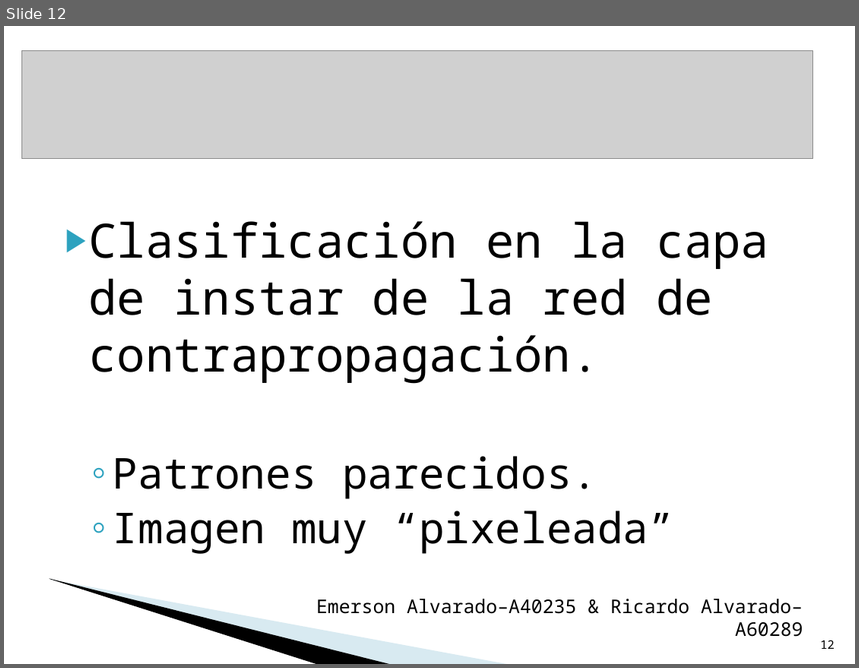
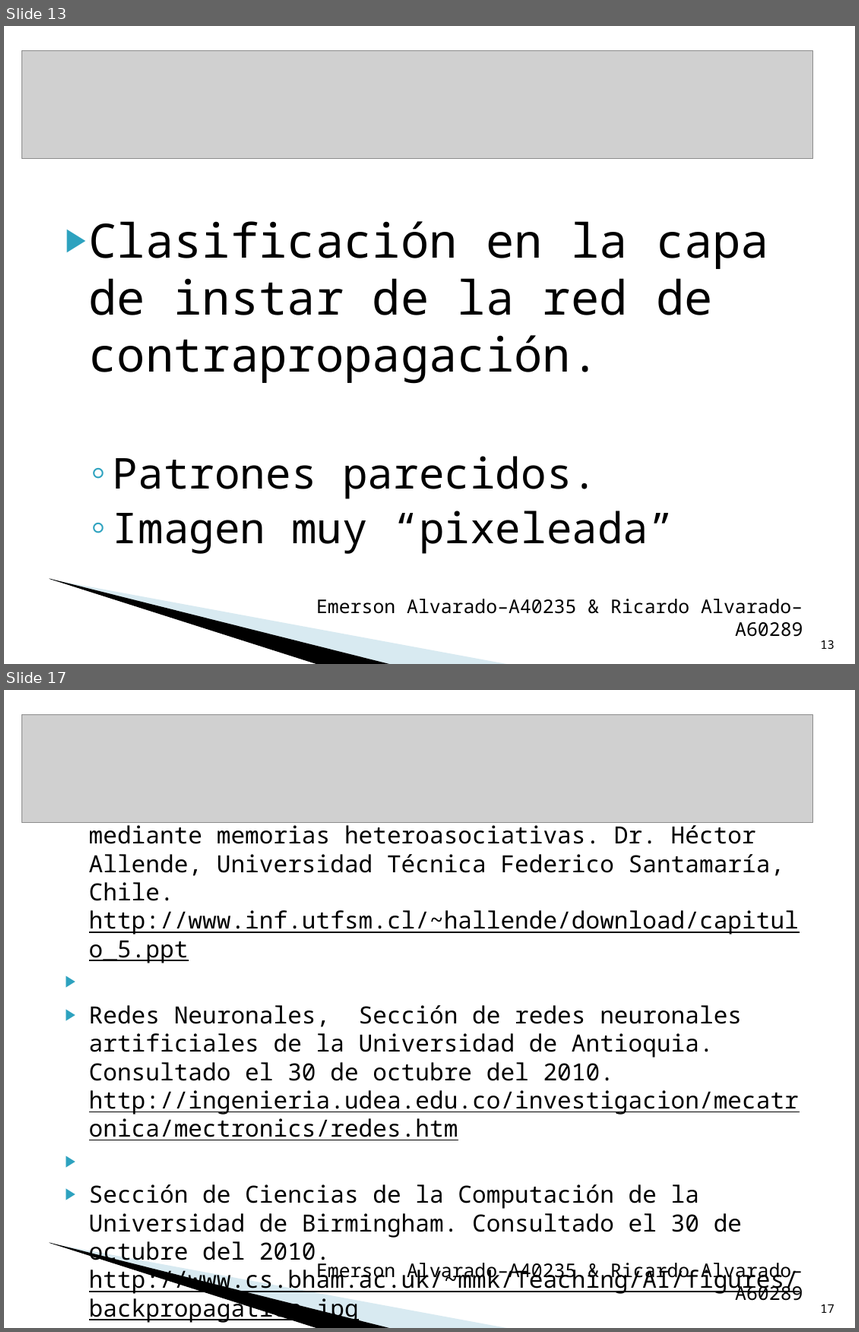
Before and after one commit to rijoalvi/proyectoparadigmas, a slide deck: Presentacion.ppt. Shown one above the other, each under a label of ours: slide 12 before the commit, slides 13 and 17 after it; the slides between them are not shown. The pictures are 859x668 and 859x1332 pixels, drawn with LibreOffice and Linux fonts; fonts in the diff are those of the drawing; grey boxes stand for pictures; background and template pictures are left out. Boxes give left, top, right and bottom in pixels: in the first picture for what was removed or moved away, otherwise in the second. Text is boxed around its words. In the diff, an @@ line names an element or a change of style, - is before the commit and + after.

```diff
--- a/Presentacion.ppt
+++ b/Presentacion.ppt
@@ slide 17 added at [4,690,855,1328], background #FFFFFF; not listed: 2 template elements that a slide beside it also shows @@
@@ picture added at [22,714,813,823] @@
@@ text added at [89,790,799,1323], 20 pt, text #000000 @@
+▶ Redes de Contrapropagación: Creación de subredes mediante memorias heteroasociativas. Dr. Héctor Allende, Universidad Técnica Federico Santamaría, Chile. http://www.inf.utfsm.cl/~hallende/download/capitulo_5.ppt
+▶ Redes Neuronales, Sección de redes neuronales artificiales de la Universidad de Antioquia. Consultado el 30 de octubre del 2010. http://ingenieria.udea.edu.co/investigacion/mecatronica/mectronics/redes.htm
+▶ Sección de Ciencias de la Computación de la Universidad de Birmingham. Consultado el 30 de octubre del 2010. http://www.cs.bham.ac.uk/~mmk/Teaching/AI/figures/backpropagation.jpg
@@ text added at [316,1260,803,1301], 16 pt, text #000000 @@
+Emerson Alvarado–A40235 & Ricardo Alvarado–A60289
@@ page number added at [820,1305,835,1313], 10 pt, text #000000 @@
+17
@@ what was slide 12 is now slide 13 @@
@@ page number at [820,640,835,649]: text changed @@
-12
+13
```
Also in this commit, not shown: 3 slides changed, 5 other slides added, 2 slides removed, 3 other files.
